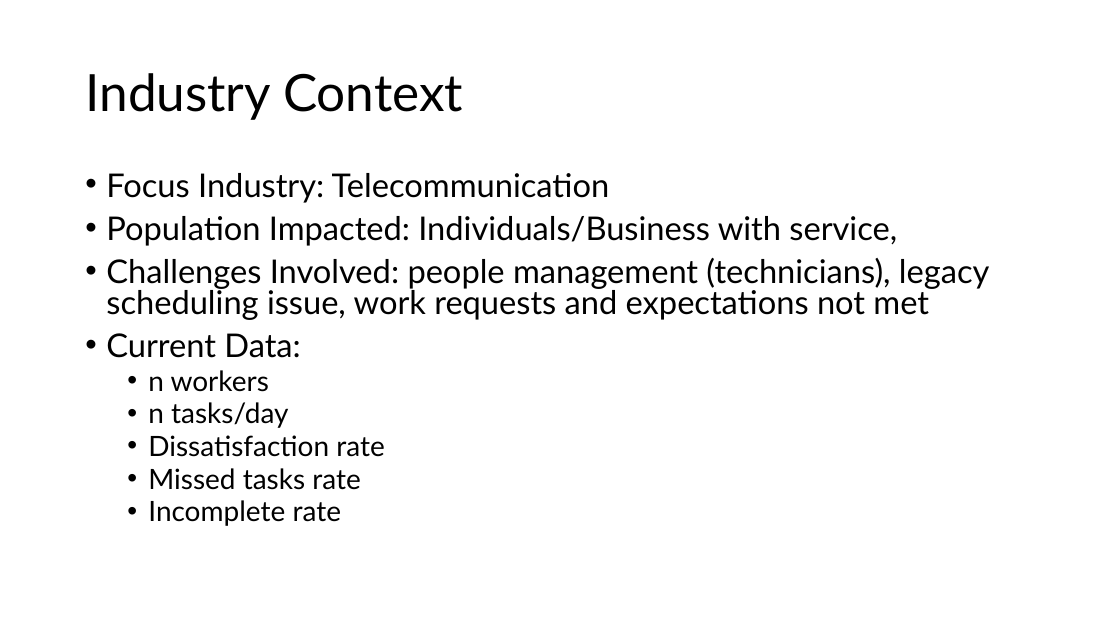
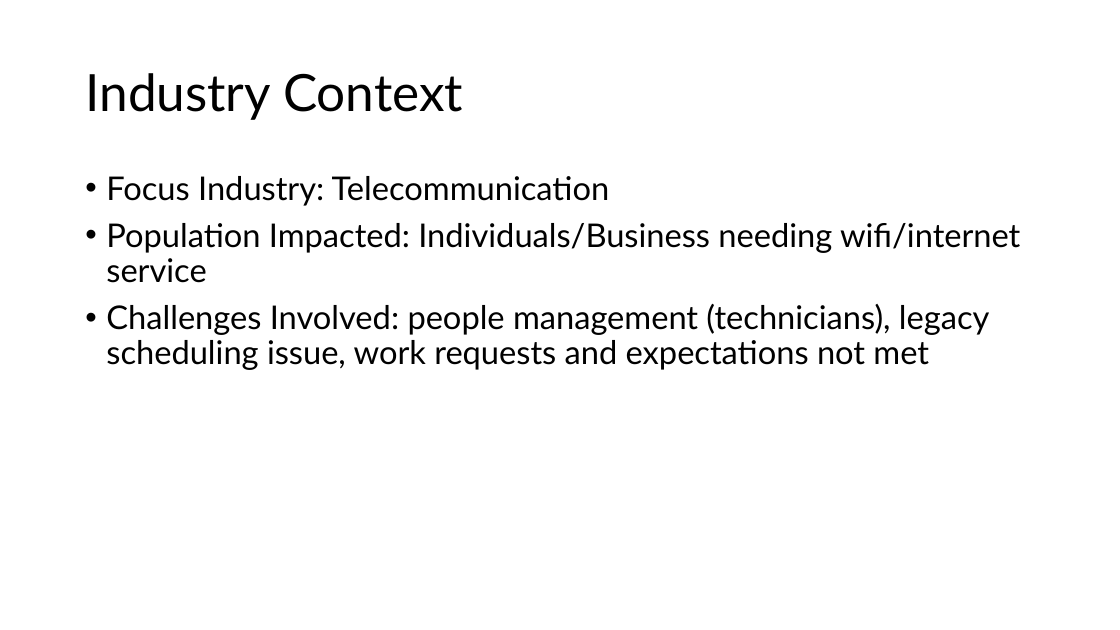
Before and after one commit to suebyeon/Capstone, a slide deck: slide 3 of Business Case.pptx. Drawn at 1120x630 pixels with LibreOffice and Linux fonts; fonts in the diff are those of the drawing. Boxes give left, top, right and bottom in pixels: in the first picture for what was removed or moved away, otherwise in the second. Text is boxed around its words. In the diff, an @@ line names an element or a change of style, - is before the commit and + after.

```diff
--- a/Business Case.pptx
+++ b/Business Case.pptx
@@ text at (x1=106, y1=176, x2=989, y2=370): line spacing 0.8 to 0.9 @@
@@ text at (x1=106, y1=223, x2=1020, y2=283): text changed @@
-• Population Impacted: Individuals/Business with service,
+• Population Impacted: Individuals/Business needing wifi/internet service
@@ text at (x1=106, y1=333, x2=384, y2=526): paragraphs removed @@
-• Current Data:
-  • n workers
-  • n tasks/day
-  • Dissatisfaction rate
-  • Missed tasks rate
-  • Incomplete rate
```
Also in this commit, not shown: 3 other slides changed.
